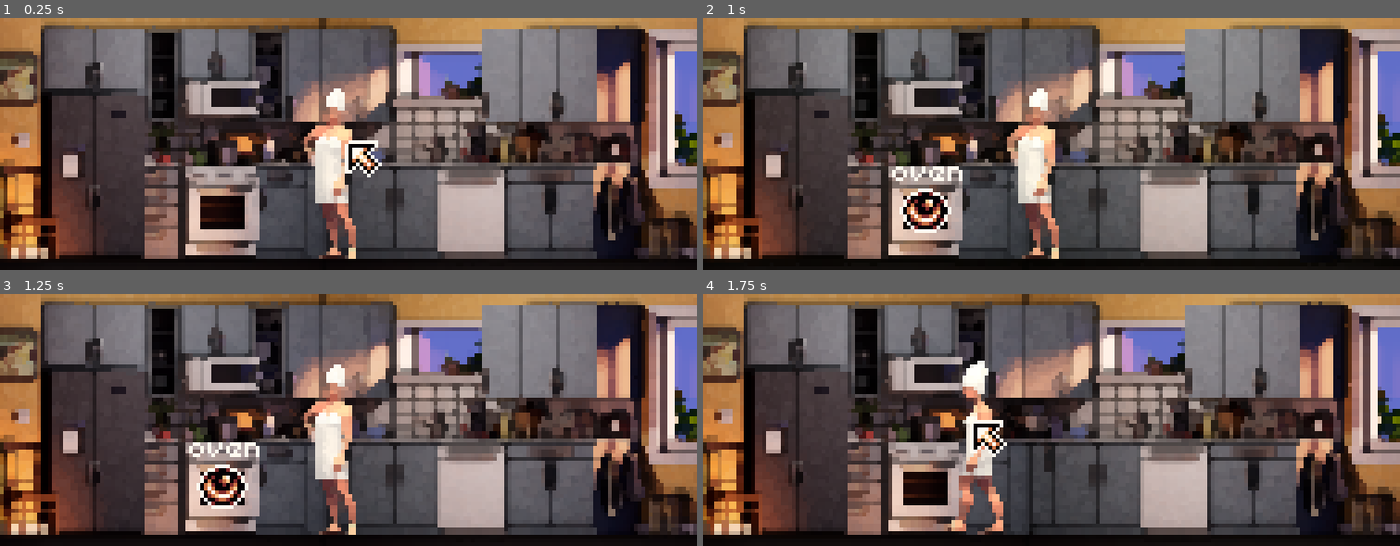
Above: before the commit, frames 1-4 (two rows, left to right).
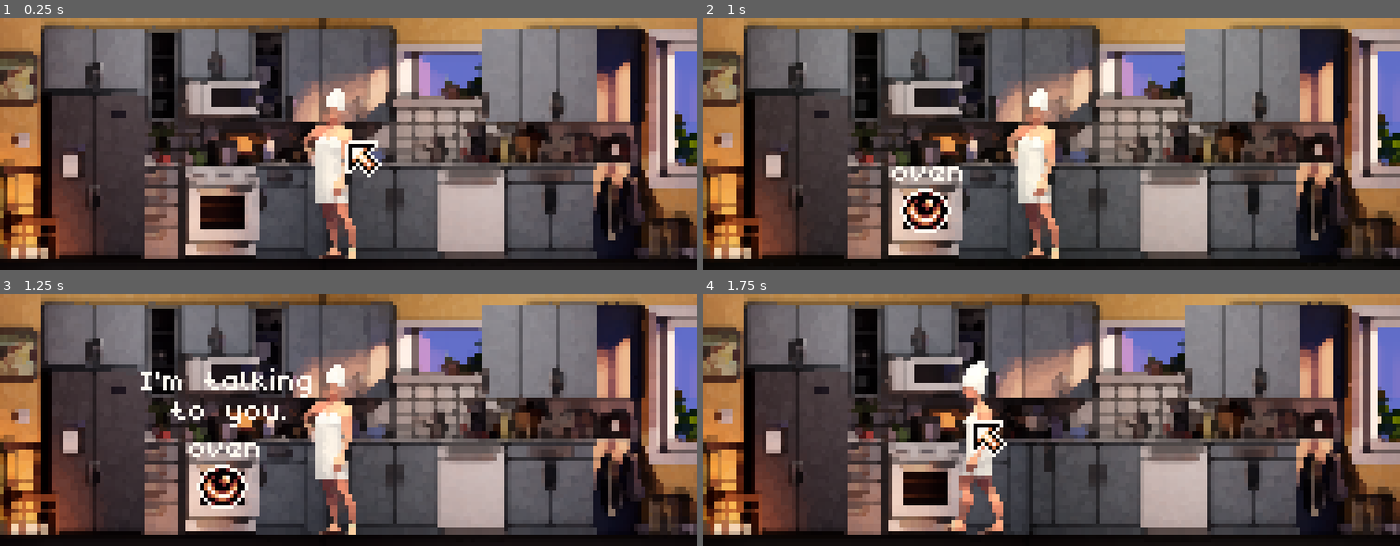
Above: after the commit, the same moments.

Repository: DomestiqueBaston/JAVA_JOLT
Game: Godot game, scene res://JAVA_JOLT.tscn
Two runs of this game, one before a commit and one after it. Both use one fixed random seed, a clock stepped at 60 frames per second and the inputs below. This scene is started directly instead of the project's main scene.
Inputs (mouse positions are in pixels of both pictures, inside the frame that each line leads up to):
- Up to frame 1 (0.25 s): no input
- Up to frame 2 (1 s): move the mouse to (926, 209) at 0.52 s; click (926, 209) at 0.6 s
- Up to frame 3 (1.25 s): no input
- Up to frame 4 (1.75 s): move the mouse to (974, 422) at 1.27 s; click (974, 422) at 1.35 s

Frames 1-2 are identical in both runs. In frame 3, 1.0% of the frame differs, in the area x 20-45%, y 29-53%; in frame 4, nothing differs.

Commit message:
Added some in game comments (not real dialogue) just to show what it should look like.

Diff:
--- a/JAVA_JOLT.tscn
+++ b/JAVA_JOLT.tscn
@@ -133,6 +133,18 @@
 "update": 0,
 "values": [Color(1, 1, 1, 1)]
 }
+tracks/5/type = "value"
+tracks/5/imported = false
+tracks/5/enabled = true
+tracks/5/path = NodePath("../ROWENA_Comment:visible")
+tracks/5/interp = 1
+tracks/5/loop_wrap = true
+tracks/5/keys = {
+"times": PackedFloat32Array(0),
+"transitions": PackedFloat32Array(1),
+"update": 1,
+"values": [false]
+}
 
 [sub_resource type="Animation" id="Animation_1dexo"]
 resource_name = "Waiting"
@@ -197,6 +209,18 @@
 "transitions": PackedFloat32Array(1, 1, 1, 1, 1, 1, 1, 1),
 "update": 0,
 "values": [Color(1, 1, 1, 0), Color(1, 1, 1, 1), Color(1, 1, 1, 1), Color(1, 1, 1, 0), Color(1, 1, 1, 0), Color(1, 1, 1, 1), Color(1, 1, 1, 1), Color(1, 1, 1, 0)]
+}
+tracks/5/type = "value"
+tracks/5/imported = false
+tracks/5/enabled = true
+tracks/5/path = NodePath("../ROWENA_Comment:visible")
+tracks/5/interp = 1
+tracks/5/loop_wrap = true
+tracks/5/keys = {
+"times": PackedFloat32Array(0.9, 1, 2),
+"transitions": PackedFloat32Array(1, 1, 1),
+"update": 1,
+"values": [false, true, false]
 }
 
 [sub_resource type="Animation" id="Animation_wcrxa"]
@@ -280,6 +304,23 @@
 vframes = 3
 frame = 8
 
+[node name="ROWENA_Comment" type="Label" parent="ROWENA"]
+visible = false
+z_index = 1
+anchors_preset = 10
+anchor_right = 1.0
+offset_left = -55.0
+offset_top = -50.0
+offset_right = -1.0
+offset_bottom = -30.0
+grow_horizontal = 2
+size_flags_vertical = 0
+theme = ExtResource("6_6k01o")
+theme_override_font_sizes/font_size = 0
+text = "I'm talking to you."
+horizontal_alignment = 1
+autowrap_mode = 2
+
 [node name="BG_Colliders" type="Node2D" parent="."]
 
 [node name="Oven_Colliders" type="Area2D" parent="BG_Colliders"]
--- a/ROWENA.gd
+++ b/ROWENA.gd
@@ -26,6 +26,7 @@
 		moving = false
 
 	if moving == true:
+		$ROWENA_Comment.hide()
 		if moving == true && click_position.x - position.x > 0:
 			$Rowena_Sprites.scale = Vector2(-0.5, 0.5)
 			$"../Animation_Rowena".play("Walk")
